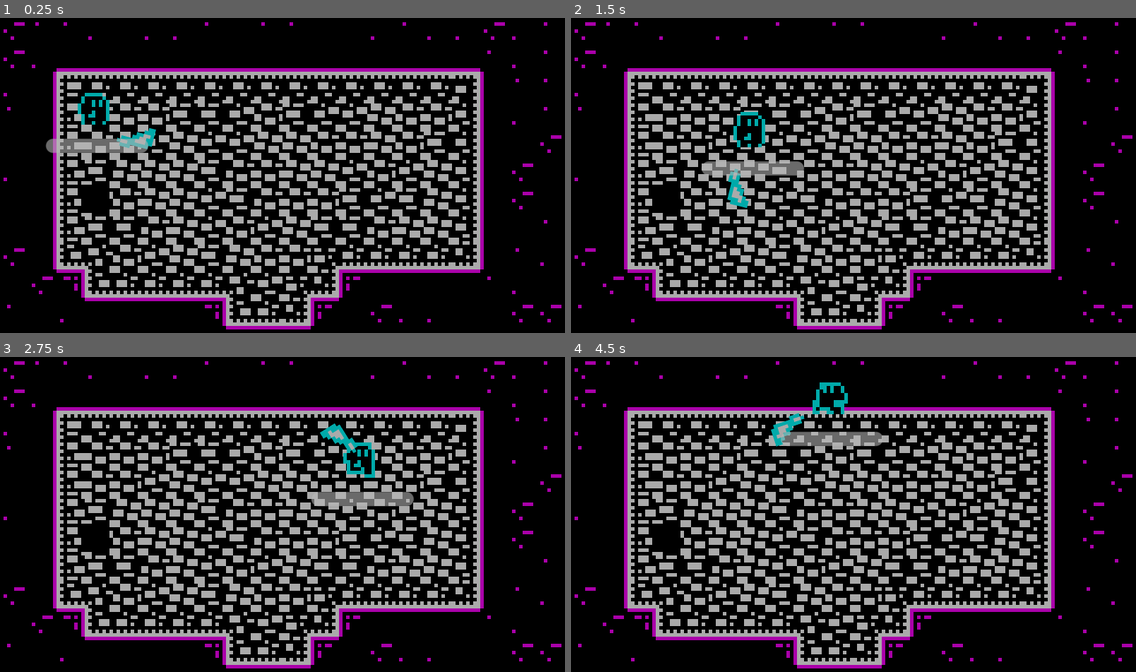
Above: before the commit, frames 1-4 (two rows, left to right).
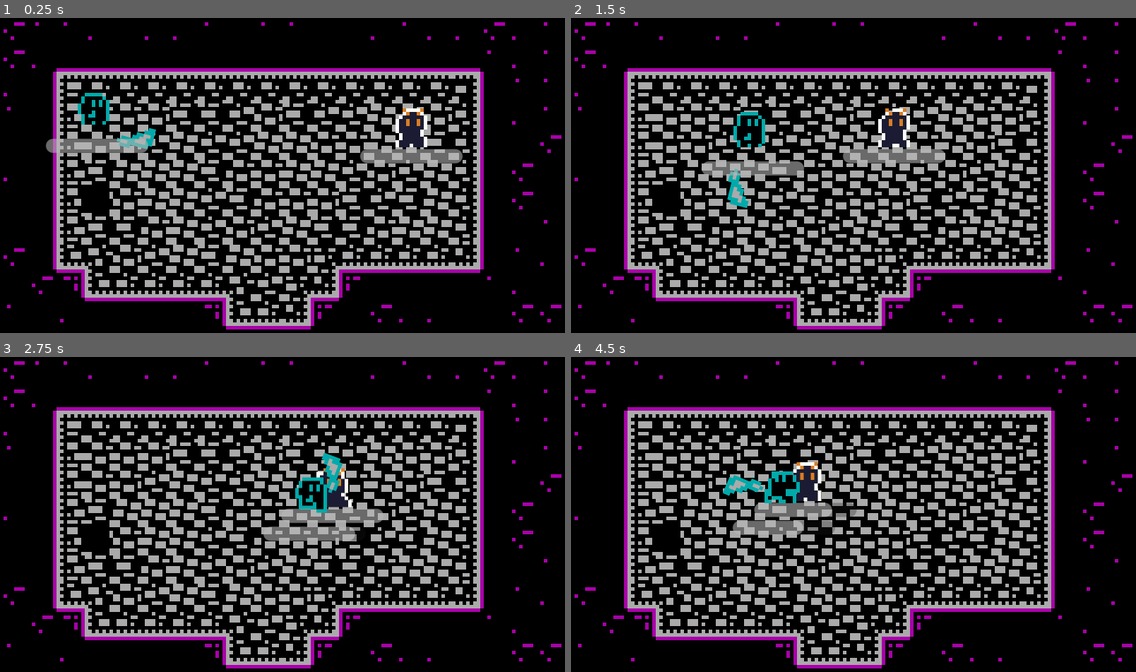
Above: after the commit, the same moments.

Repository: Renan-G-projec/DungeonWarrior
Game: Godot game, scene res://scenes/main.tscn
Two runs of this game, one before a commit and one after it. Both use one fixed random seed, a clock stepped at 60 frames per second and the inputs below. The engine's default icon, where the game draws it, is replaced by a stand-in: a white triangle on a blue panel in a dark square.
Inputs (mouse positions are in pixels of both pictures, inside the frame that each line leads up to):
- Up to frame 1 (0.25 s): no input
- Up to frame 2 (1.5 s): tap Enter at 0.5 s; move the mouse to (977, 159) at 0.52 s; hold D (walk_right) 0.53-1.28 s; tap E (Interact) at 0.6 s; click (977, 159) at 0.67 s; move the mouse to (740, 191) at 1.27 s; hold S (walk_down) from 1.28 s (still down); click (740, 191) at 1.35 s
- Up to frame 3 (2.75 s): move the mouse to (339, 442) at 2.02 s; release S (walk_down) at 2.03 s; hold D (walk_right) from 2.03 s (still down); tap Shift (dash) at 2.1 s
- Up to frame 4 (4.5 s): move the mouse to (825, 577) at 2.77 s; release D (walk_right) at 2.78 s; hold W (walk_up) 2.78-3.53 s; tap Alt at 2.85 s; click (825, 577) at 2.92 s; move the mouse to (1023, 561) at 3.52 s; hold A (walk_left) from 3.53 s (still down); tap E (Interact) at 3.6 s; move the mouse to (684, 464) at 4.27 s; click (684, 464) at 4.35 s

The runs differ from the first frame. In frame 1, 1.1% of the frame differs, in the area x 63-82%, y 28-47%; in frame 2, 1.1%; in frame 3, 2.9%; in frame 4, 3.1%, in the area x 26-56%, y 8-57%.

Commit message:
feat: Added enemy sprite. AMDG

Diff:
--- a/features/enemies/enemy_base.gd
+++ b/features/enemies/enemy_base.gd
@@ -7,4 +7,4 @@
 	queue_free()
 
 func _on_health_component_took_damage(damage: float) -> void:
-	$FeelComponent.hit_animation()
+	$FeelComponent.hit_animation(%Sprite)
--- a/features/enemies/enemy_base.tscn
+++ b/features/enemies/enemy_base.tscn
@@ -1,14 +1,158 @@
 [gd_scene format=3 uid="uid://dq3vfwc6qgd5e"]
 
 [ext_resource type="Script" uid="uid://bk41y4twk0kt8" path="res://features/enemies/enemy_base.gd" id="1_b8rtt"]
-[ext_resource type="Texture2D" uid="uid://bcs3p5vdech0p" path="res://icon.svg" id="1_owsju"]
 [ext_resource type="Script" uid="uid://c7gd8nrwsduhk" path="res://features/components/health_component.gd" id="2_valvq"]
+[ext_resource type="Texture2D" uid="uid://cxf1tuwwkhemw" path="res://features/enemies/base_enemy.png" id="2_wj6k8"]
 [ext_resource type="PackedScene" uid="uid://cr6e8ow0yxrfy" path="res://features/components/lifebar.tscn" id="3_b8rtt"]
 [ext_resource type="Script" uid="uid://bpb1sutj7mvtm" path="res://features/components/feel_component.gd" id="4_xsgr6"]
 [ext_resource type="PackedScene" uid="uid://c4pebvhsq3u1n" path="res://features/components/follow_player_component.tscn" id="6_v3xjv"]
 [ext_resource type="Script" uid="uid://cwiu5p468npnt" path="res://features/components/knockback.gd" id="7_xxw78"]
 [ext_resource type="Script" uid="uid://uwvi4yj2vmqk" path="res://features/components/shoot_component.gd" id="8_wj6k8"]
 
+[sub_resource type="AtlasTexture" id="AtlasTexture_wj6k8"]
+atlas = ExtResource("2_wj6k8")
+region = Rect2(216, 0, 18, 15)
+
+[sub_resource type="AtlasTexture" id="AtlasTexture_7nps1"]
+atlas = ExtResource("2_wj6k8")
+region = Rect2(234, 0, 18, 15)
+
+[sub_resource type="AtlasTexture" id="AtlasTexture_skoci"]
+atlas = ExtResource("2_wj6k8")
+region = Rect2(252, 0, 18, 15)
+
+[sub_resource type="AtlasTexture" id="AtlasTexture_mjcs5"]
+atlas = ExtResource("2_wj6k8")
+region = Rect2(270, 0, 18, 15)
+
+[sub_resource type="AtlasTexture" id="AtlasTexture_e6uoh"]
+atlas = ExtResource("2_wj6k8")
+region = Rect2(288, 0, 18, 15)
+
+[sub_resource type="AtlasTexture" id="AtlasTexture_s0vx1"]
+atlas = ExtResource("2_wj6k8")
+region = Rect2(306, 0, 18, 15)
+
+[sub_resource type="AtlasTexture" id="AtlasTexture_qqds1"]
+atlas = ExtResource("2_wj6k8")
+region = Rect2(0, 0, 18, 15)
+
+[sub_resource type="AtlasTexture" id="AtlasTexture_t1xw4"]
+atlas = ExtResource("2_wj6k8")
+region = Rect2(18, 0, 18, 15)
+
+[sub_resource type="AtlasTexture" id="AtlasTexture_c2g5i"]
+atlas = ExtResource("2_wj6k8")
+region = Rect2(36, 0, 18, 15)
+
+[sub_resource type="AtlasTexture" id="AtlasTexture_3i2er"]
+atlas = ExtResource("2_wj6k8")
+region = Rect2(54, 0, 18, 15)
+
+[sub_resource type="AtlasTexture" id="AtlasTexture_tvhvx"]
+atlas = ExtResource("2_wj6k8")
+region = Rect2(72, 0, 18, 15)
+
+[sub_resource type="AtlasTexture" id="AtlasTexture_7ojek"]
+atlas = ExtResource("2_wj6k8")
+region = Rect2(90, 0, 18, 15)
+
+[sub_resource type="AtlasTexture" id="AtlasTexture_636rm"]
+atlas = ExtResource("2_wj6k8")
+region = Rect2(108, 0, 18, 15)
+
+[sub_resource type="AtlasTexture" id="AtlasTexture_ehr20"]
+atlas = ExtResource("2_wj6k8")
+region = Rect2(126, 0, 18, 15)
+
+[sub_resource type="AtlasTexture" id="AtlasTexture_30qox"]
+atlas = ExtResource("2_wj6k8")
+region = Rect2(144, 0, 18, 15)
+
+[sub_resource type="AtlasTexture" id="AtlasTexture_o0506"]
+atlas = ExtResource("2_wj6k8")
+region = Rect2(162, 0, 18, 15)
+
+[sub_resource type="AtlasTexture" id="AtlasTexture_gngnm"]
+atlas = ExtResource("2_wj6k8")
+region = Rect2(180, 0, 18, 15)
+
+[sub_resource type="AtlasTexture" id="AtlasTexture_5ik1l"]
+atlas = ExtResource("2_wj6k8")
+region = Rect2(198, 0, 18, 15)
+
+[sub_resource type="SpriteFrames" id="SpriteFrames_jp3dx"]
+animations = [{
+"frames": [{
+"duration": 1.0,
+"texture": SubResource("AtlasTexture_wj6k8")
+}, {
+"duration": 1.0,
+"texture": SubResource("AtlasTexture_7nps1")
+}, {
+"duration": 1.0,
+"texture": SubResource("AtlasTexture_skoci")
+}, {
+"duration": 1.0,
+"texture": SubResource("AtlasTexture_mjcs5")
+}, {
+"duration": 1.0,
+"texture": SubResource("AtlasTexture_e6uoh")
+}, {
+"duration": 1.0,
+"texture": SubResource("AtlasTexture_s0vx1")
+}],
+"loop": 1,
+"name": &"death",
+"speed": 5.0
+}, {
+"frames": [{
+"duration": 1.0,
+"texture": SubResource("AtlasTexture_qqds1")
+}, {
+"duration": 1.0,
+"texture": SubResource("AtlasTexture_t1xw4")
+}, {
+"duration": 1.0,
+"texture": SubResource("AtlasTexture_c2g5i")
+}, {
+"duration": 1.0,
+"texture": SubResource("AtlasTexture_3i2er")
+}, {
+"duration": 1.0,
+"texture": SubResource("AtlasTexture_tvhvx")
+}],
+"loop": 1,
+"name": &"idle",
+"speed": 5.0
+}, {
+"frames": [{
+"duration": 1.0,
+"texture": SubResource("AtlasTexture_7ojek")
+}, {
+"duration": 1.0,
+"texture": SubResource("AtlasTexture_636rm")
+}, {
+"duration": 1.0,
+"texture": SubResource("AtlasTexture_ehr20")
+}, {
+"duration": 1.0,
+"texture": SubResource("AtlasTexture_30qox")
+}, {
+"duration": 1.0,
+"texture": SubResource("AtlasTexture_o0506")
+}, {
+"duration": 1.0,
+"texture": SubResource("AtlasTexture_gngnm")
+}, {
+"duration": 1.0,
+"texture": SubResource("AtlasTexture_5ik1l")
+}],
+"loop": 1,
+"name": &"run",
+"speed": 5.0
+}]
+
 [sub_resource type="RectangleShape2D" id="RectangleShape2D_d1p6d"]
 size = Vector2(10, 10)
 
@@ -18,10 +162,12 @@
 collision_mask = 49
 script = ExtResource("1_b8rtt")
 
-[node name="Sprite" type="Sprite2D" parent="." unique_id=1142973533]
+[node name="Sprite" type="AnimatedSprite2D" parent="." unique_id=1702035286]
 unique_name_in_owner = true
-scale = Vector2(0.08, 0.08)
-texture = ExtResource("1_owsju")
+position = Vector2(-1, -2)
+sprite_frames = SubResource("SpriteFrames_jp3dx")
+animation = &"idle"
+autoplay = "run"
 
 [node name="CollisionShape2D" type="CollisionShape2D" parent="." unique_id=216348714]
 shape = SubResource("RectangleShape2D_d1p6d")
--- a/scenes/main.tscn
+++ b/scenes/main.tscn
@@ -12,7 +12,6 @@
 [node name="Room1" parent="." unique_id=1991131083 instance=ExtResource("2_jyhfs")]
 
 [node name="EnemyBase" parent="Room1" unique_id=651179315 instance=ExtResource("3_sugp2")]
-visible = false
 position = Vector2(121, 32)
 
 [node name="Player" parent="." unique_id=2017001837 instance=ExtResource("2_0wfyh")]
Binary file added: features/enemies/base_enemy.png
Not shown, added: features/enemies/base_enemy.png.import
